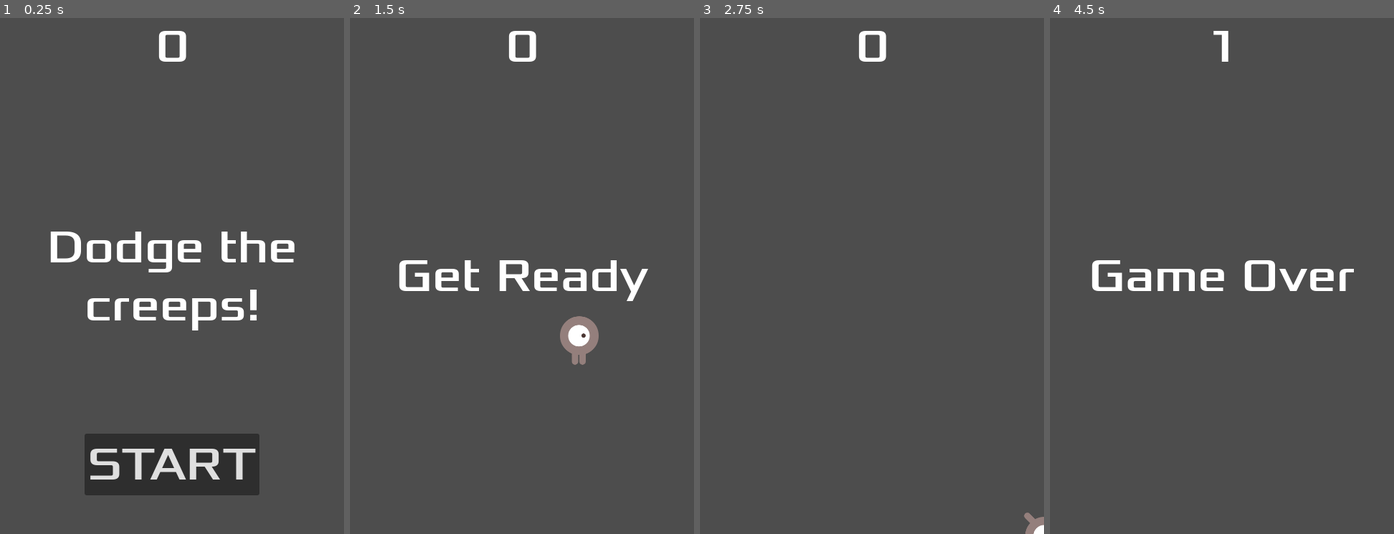
Above: before the commit, frames 1-4 (left to right).
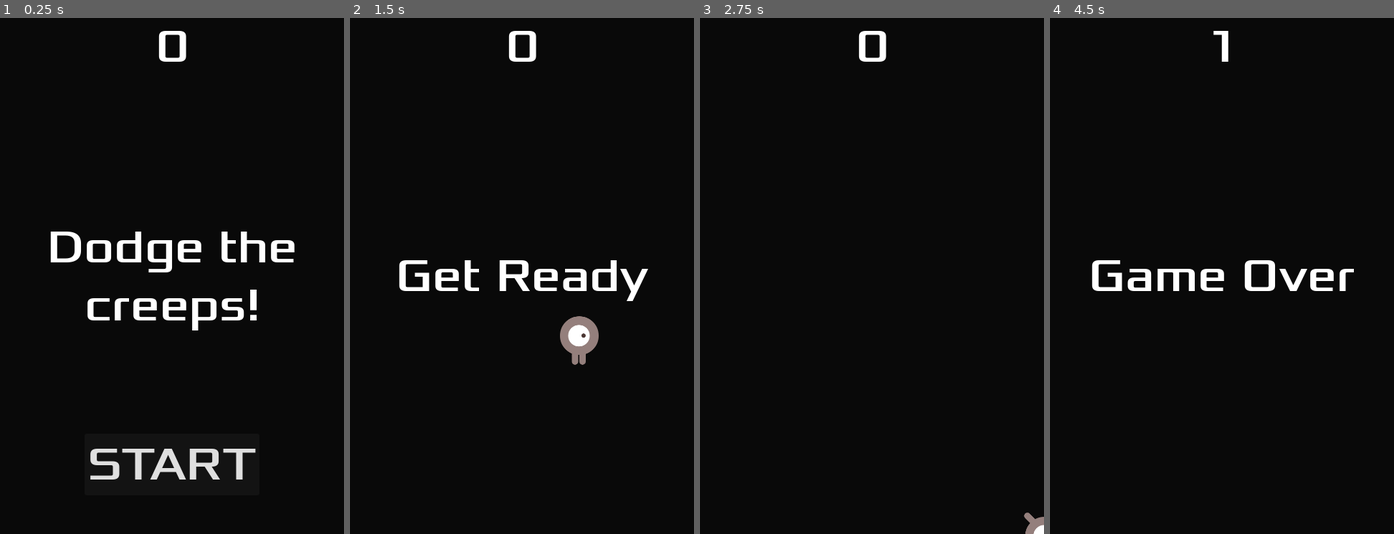
Above: after the commit, the same moments.

Repository: raunchers/dodge_the_creeps
Game: Godot game, scene res://Scenes/main.tscn
Same seed, same stepped clock (60 frames per second), same inputs: the game is played once before the commit and once after it.
Inputs:
- Up to frame 1 (0.25 s): no input
- Up to frame 2 (1.5 s): click "START" at 0.5 s; tap Enter at 1.25 s; hold D (move_right) from 1.28 s (still down)
- Up to frame 3 (2.75 s): release D (move_right) at 2.03 s; hold S (move_down) from 2.03 s (still down)
- Up to frame 4 (4.5 s): release S (move_down) at 2.78 s; hold D (move_right) 2.78-3.53 s; hold W (move_up) 3.53-4.28 s; hold A (move_left) from 4.28 s (still down)

The runs differ from the first frame. In frame 1, 96% of the frame differs, in the area x 0-100%, y 0-100%; in frame 2, 97%; in frame 3, 100%; in frame 4, 98%.

Commit message:
Added game music, death music, colored background

Diff:
--- a/Scenes/hud.tscn
+++ b/Scenes/hud.tscn
@@ -1,7 +1,13 @@
-[gd_scene load_steps=3 format=3 uid="uid://cp37kv46f2vlk"]
+[gd_scene load_steps=5 format=3 uid="uid://cp37kv46f2vlk"]
 
 [ext_resource type="Script" path="res://Scripts/HUD.gd" id="1_et7rd"]
 [ext_resource type="FontFile" uid="uid://djscsnapjpidb" path="res://fonts/Xolonium-Regular.ttf" id="2_wx4rb"]
+
+[sub_resource type="InputEventAction" id="InputEventAction_m4s7i"]
+action = &"start_game"
+
+[sub_resource type="Shortcut" id="Shortcut_7x0fd"]
+events = [SubResource("InputEventAction_m4s7i")]
 
 [node name="HUD" type="CanvasLayer"]
 script = ExtResource("1_et7rd")
@@ -54,6 +60,7 @@
 grow_vertical = 0
 theme_override_fonts/font = ExtResource("2_wx4rb")
 theme_override_font_sizes/font_size = 64
+shortcut = SubResource("Shortcut_7x0fd")
 text = "START"
 
 [node name="MessageTimer" type="Timer" parent="."]
--- a/Scenes/main.tscn
+++ b/Scenes/main.tscn
@@ -1,9 +1,11 @@
-[gd_scene load_steps=6 format=3 uid="uid://bodoiw3q4ttn2"]
+[gd_scene load_steps=8 format=3 uid="uid://bodoiw3q4ttn2"]
 
 [ext_resource type="Script" path="res://Scripts/main.gd" id="1_d6nx6"]
 [ext_resource type="PackedScene" uid="uid://byhnooan3cq3n" path="res://Scenes/player.tscn" id="1_h603s"]
 [ext_resource type="PackedScene" uid="uid://dx2y7h5sw3m7g" path="res://Scenes/enemy.tscn" id="2_jarf4"]
 [ext_resource type="PackedScene" uid="uid://cp37kv46f2vlk" path="res://Scenes/hud.tscn" id="4_nf2id"]
+[ext_resource type="AudioStream" uid="uid://dpksyxpe1edrk" path="res://art/House In a Forest Loop.ogg" id="5_eyvtw"]
+[ext_resource type="AudioStream" uid="uid://dwsoiao1pgow3" path="res://art/gameover.wav" id="6_rlid7"]
 
 [sub_resource type="Curve2D" id="Curve2D_uqgua"]
 _data = {
@@ -14,6 +16,14 @@
 [node name="Main" type="Node"]
 script = ExtResource("1_d6nx6")
 mob_scene = ExtResource("2_jarf4")
+
+[node name="ColorRect" type="ColorRect" parent="."]
+anchors_preset = 15
+anchor_right = 1.0
+anchor_bottom = 1.0
+grow_horizontal = 2
+grow_vertical = 2
+color = Color(0.0365563, 0.0365563, 0.0365563, 1)
 
 [node name="Player" parent="." instance=ExtResource("1_h603s")]
 
@@ -36,6 +46,12 @@
 
 [node name="HUD" parent="." instance=ExtResource("4_nf2id")]
 
+[node name="Music" type="AudioStreamPlayer" parent="."]
+stream = ExtResource("5_eyvtw")
+
+[node name="DeathSound" type="AudioStreamPlayer" parent="."]
+stream = ExtResource("6_rlid7")
+
 [connection signal="hit" from="Player" to="." method="game_over"]
 [connection signal="timeout" from="MobTimer" to="." method="_on_mob_timer_timeout"]
 [connection signal="timeout" from="ScoreTimer" to="." method="_on_score_timer_timeout"]
--- a/Scripts/main.gd
+++ b/Scripts/main.gd
@@ -10,6 +10,8 @@
 	$ScoreTimer.stop()
 	$MobTimer.stop()
 	$HUD.show_game_over()
+	$Music.stop()
+	$DeathSound.play()
 
 func new_game():
 	score = 0
@@ -19,6 +21,7 @@
 	$HUD.show_message("Get Ready")
 	# call_group() function calls the named function on ever node in the group. Telling every enemy to delete itself
 	get_tree().call_group("mobs", "queue_free")
+	$Music.play()
 
 func _on_score_timer_timeout():
 	score += 1
--- a/project.godot
+++ b/project.godot
@@ -43,3 +43,8 @@
 "events": [Object(InputEventKey,"resource_local_to_scene":false,"resource_name":"","device":-1,"window_id":0,"alt_pressed":false,"shift_pressed":false,"ctrl_pressed":false,"meta_pressed":false,"pressed":false,"keycode":0,"physical_keycode":83,"key_label":0,"unicode":115,"echo":false,"script":null)
 ]
 }
+start_game={
+"deadzone": 0.5,
+"events": [Object(InputEventKey,"resource_local_to_scene":false,"resource_name":"","device":-1,"window_id":0,"alt_pressed":false,"shift_pressed":false,"ctrl_pressed":false,"meta_pressed":false,"pressed":false,"keycode":0,"physical_keycode":4194309,"key_label":0,"unicode":0,"echo":false,"script":null)
+]
+}
